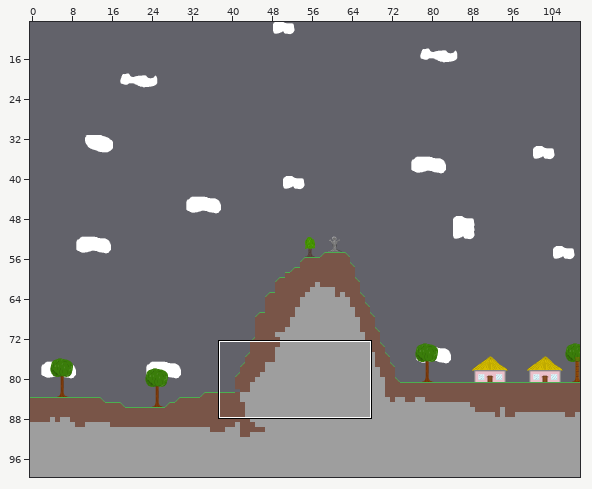
A Tiled map gets an edit: maps/1.1.tmx. Above: a wide view before the commit, with the close-up outlined.
Close-up. Before the edit:
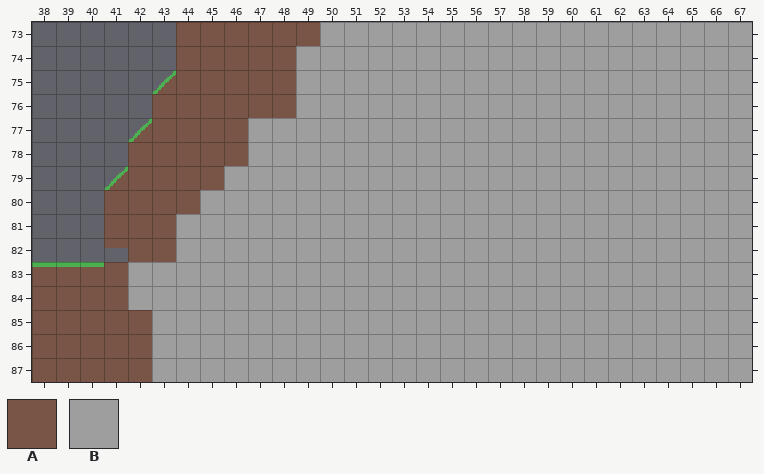
Cells are 16x16 px. Shown: x 38..67, y 73..87. The commit also changed other parts of the map, which this record leaves out.
Key: from "Testing Tiles": A 4 "Dirt", B 6 "Stone".
_ is an empty cell.
Layers that did not change in this view are not listed.
Layer "Cave" before, first column x 38:
73 ______________________________
74 ______________________________
75 ______________________________
76 _______________B______________
77 _____________BBBBBBBB_________
78 __________BBBBBBBBBBBBB_______
79 ________BBBBBBBBBBBBBBBB______
80 _______BBBBBBBBBBBBBBBBBB_____
81 ______BBBBBBBBBBBBBBBBBBB_____
82 ____AABBBBBBBBBBBBBBBBBBBB____
83 ______BBBBBBBBBBBBBBBBBBBB____
84 _________BBBBBBBBBBBBBBBB_____
85 _____________BBBBBBBB_________
86 ______________________________
87 ______________________________
The result:
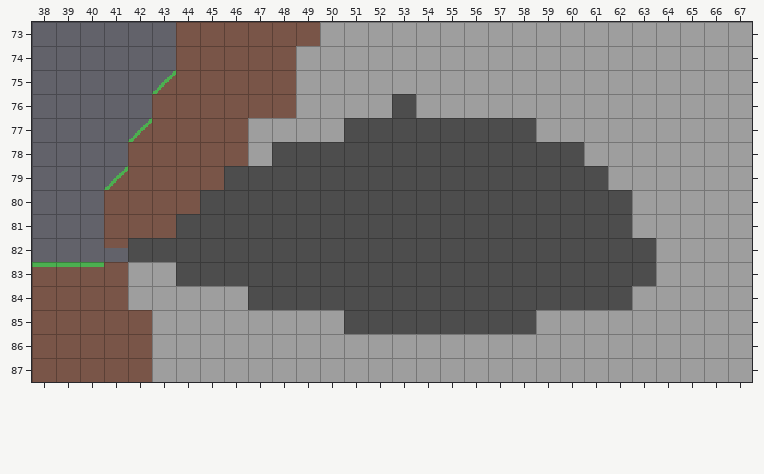
The exact change:
Changed rows in their new state; . is an unchanged cell.
Layer "Cave" (now hidden):
first column x 42:
76 ..........._..........
77 .........________.....
78 ......_____________...
79 ....________________..
80 ...__________________.
81 ..___________________.
82 ______________________
83 ..____________________
84 .....________________.
85 .........________.....
